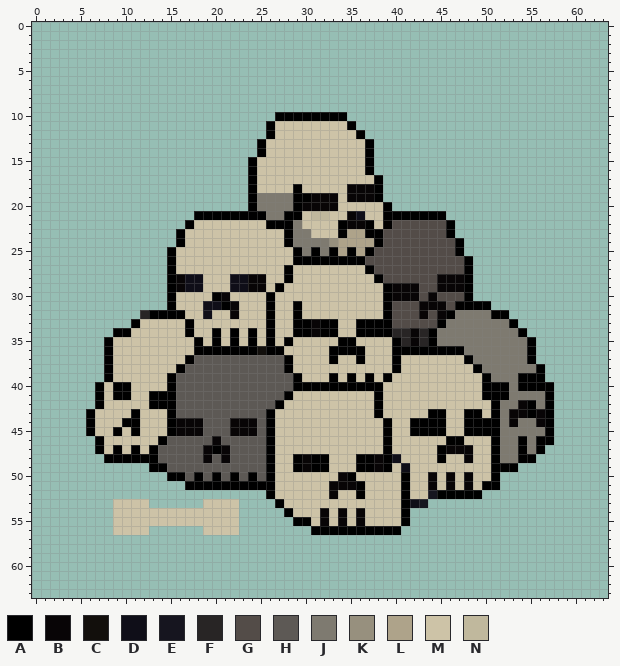
Pixel-art file, stored at Assets/Sprite/Objects/SkullPile.aseprite. That is the earlier state.
64x64 pixels, 1 frame. Colours within 5 levels of each other are drawn and written as one.
Palette (. is transparent): A #000000  B #080506  C #120f0c  D #0f0e18  E #16151f  F #282525  G #534c48  H #5d5955  J #7e7a70  K #97907e  L #aea38a  M #cdc3a7  N #c0b89d
Pixels before (only the part around the change), first column x 0:
 0 ................................................................
 1 ................................................................
 2 ................................................................
 3 ................................................................
 4 ................................................................
 5 ................................................................
 6 ................................................................
 7 ................................................................
 8 ................................................................
 9 ................................................................
10 ...........................AAAAAAAA.............................
11 ..........................AMMMMMMMMA............................
12 ..........................AMMMMMMMMMA...........................
13 .........................AMMMMMMMMMMMA..........................
14 .........................AMMMMMMMMMMMA..........................
15 ........................AMMMMMMMMMMMMA..........................
16 ........................AMMMMMMMMMMMMA..........................
17 ........................AMMMMMMMMMMMMMA.........................
18 ........................AMMMMAMMMMMBBBA.........................
19 ........................AJJJJAABBBMBBBA.........................
20 ........................AJJJJABBBBMMMMMA........................
21 ..................AAAAAAAAJJAAMNNMMBDMMAAAAAAA..................
22 .................AMMMMMMMMAAAJMMMMABBAMAGGGGGGA.................
23 ................AMMMMMMMMMMMAJJMMMALLAAGGGGGGGA.................
24 ................AMMMMMMMMMMMAJJJJKLLLLAGGGGGGGGA................
25 ...............AMMMMMMMMMMMMMAJAJALALAGGGGGGGGGA................
26 ...............AMMMMMMMMMMMMMAAAAAAAAGGGGGGGGGGGA...............
27 ...............AMMMMMMMMMMMMAMMMMMMMMAGGGGGGGGGGA...............
28 ...............ABDDMMMDDBBMMAMMMMMMMMMAGGGGGGBBBA...............
29 ...............ABDDMMMDDBBMAMMMMMMMMMMMABBBGGBBBA...............
30 ...............AMMMMABMMMMAMMMMMMMMMMMMABBBGBGGGA...............
31 ...............AMMMDDABMMMAMMAMMMMMMMMMAGGGBBBGAAAA.............
32 ............FAAAAMMDMMBMMMAMMAMMMMMMMMMAGGGBGBAJJJJAA...........
33 ...........AMMMMMAMMMMMMMMAMMAABAAMMAAAAGGGGGAJJJJJJJA..........
34 .........AAMMMMMMAMMAMAMAMAMMAABAAMMAAAAFFBFAJJJJJJJJJA.........
35 ........AMMMMMMMMMAMAMAMAMAMAMMMMMAAMMMMAFBFAJJJJJJJJJJA........
36 ........AMMMMMMMMMAAAAAAACAAMMMMMAAAAMMMAAAAAAAAJJJJJJJA........
37 ........AMMMMMMMMAHHHHHHHHHHAMMMMAMMAMMMAMMMMMMMAJJJJJJA........
38 ........AMMMMMMMAHHHHHHHHHHHAMMMMMMMMMMMAMMMMMMMMAJJJJJJA.......
39 ........AMMMMMMAHHHHHHHHHHHHHAMMMAMAMAMAMMMMMMMMMMAJJJAAA.......
40 .......AMAAMMMMAHHHHHHHHHHHHHAAAAAAAAAAMMMMMMMMMMMAAAJAAAA......
41 .......AMAAMMAAAHHHHHHHHHHHHAMMMMMMMMMAMMMMMMMMMMMAAAJJJJA......
42 .......AMMMMMAAAHHHHHHHHHHHAMMMMMMMMMMAMMMMMMMMMMMMAJJBAJA......
43 ......AMMMMAMMMAHHHHHHHHHHAMMMMMMMMMMMAMMMMMAAMMAAMAJBBABA......
44 ......AMMMAAMMMABBBHHHBBBHAMMMMMMMMMMMMAMMAAAAMMAAAAJBJJBA......
45 ......AMMAMAMMMABBBHHHBBBHAMMMMMMMMMMMMAMMAAAAMMAAAAJJJJJA......
46 .......AMMMMMMAHHHHHBHHHHHAMMMMMMMMMMMMAMMMMMMAAMMMAJJAJAA......
47 .......AMAMAMAHHHHHBABHHHHAMMMMMMMMMMMMAMMMMMABBBMMAJJAJA.......
48 ........AAAAAAHHHHHBHBHHHHAMMABAAMMMAABADMMMMAMMBMMAJJAA........
49 .............AAHHHHHHHHHHHAMMABAAMMMAABAMDMMMMMMMMMAAA..........
50 ...............AAHAHAHAHAHAMMMMMMMBAMMMMMAMMBMBMBMMA............
51 .................AAAAAAAAAAMMMMMMBBBAMMMMAMMBMBMBMAA............
52 ..........................AMMMMMMBMMAMMMMAMMEAAAAA..............
53 .........MMMM......MMMM....AMMMMMMMMMMMMMADE....................
54 .........MMMMMMMMMMMMMM.....AMMMBMBMBMMMMA......................
55 .........MMMMMMMMMMMMMM......AAMBMBMBMMMMA......................
56 .........MMMM......MMMM........AAAAAAAAAA.......................
57 ................................................................
58 ................................................................
59 ................................................................
60 ................................................................
61 ................................................................
62 ................................................................
63 ................................................................
The same view after the edit:
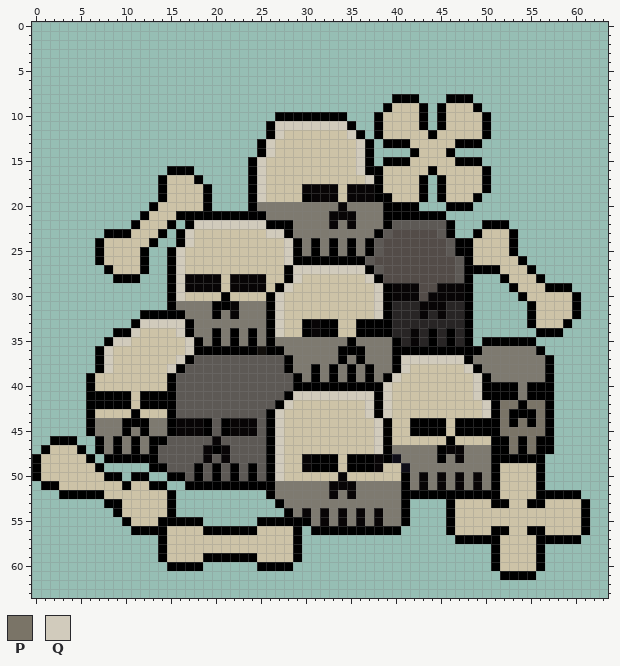
Colours new in this view: P #7a7467  Q #d1cbbc
The exact change:
Changed rows in their new state; - is an unchanged pixel.
first column x 0:
 8 ----------------------------------------AAA---AAA-------------
 9 ---------------------------------------AMMMA-AMMMA------------
10 --------------------------------------AMMMMA-AMMMMA-----------
11 ---------------------------QQQQQQQQ---AMMMMA-AMMMMA-----------
12 ---------------------------Q-------Q--AMMMMMAMMMMMA-----------
13 --------------------------Q---------Q--AAAMMMMMAAA------------
14 --------------------------Q---------Q-----AMMMA---------------
15 -------------------------Q----------Q--AAAMMMMMAAA------------
16 ---------------AAA-------Q----------Q-AMMMMMAMMMMMA-----------
17 --------------AMMMA------Q-----------Q-MMMMA-AMMMMA-----------
18 --------------AMMMMA-----Q---MBBBB-----MMMMA-AMMMMA-----------
19 --------------AMMMMA-----QMMMM---------AMMMA-AMMMA------------
20 -------------AMMMMMA---------JJJJJBJJJJ-AAA---AAA-------------
21 ------------AMMMAA----------JJJJJBB-JJJ-----------------------
22 -----------AMMMA--QQQQQQQQ----JJJBJ-JJJ-HHHHHH----AAA---------
23 --------AAAMMMA--Q--------QQ---JJJJJJJ-H-----H---AMMMA--------
24 -------AMMMMMA---Q----------QA-A-AJAJAH-------H-AMMMMA--------
25 -------AMMMMA---Q-----------Q-----J-J-H-------H-AMMMMA--------
26 -------AMMMMA---Q-----------Q--------H---------H-MMMMMA-------
27 --------AMMMA---Q------------QQQQQQQQ-H--------H-AAAMMMA------
28 ---------AAA----QBBBB-BB-----Q-------Q-------GGH----AMMMA-----
29 ----------------QBBBB-BB----Q---------Q--------------AMMMAAA--
30 ----------------Q---MA-----Q----------Q------BBB------AMMMMMA-
31 ----------------JJJJA--JJJ-Q-M--------Q-FFF---FF-..----AMMMMA-
32 ------------A----JJJAJ-JJJ-Q-M--------Q-FFF-F-FFA....--AMMMMA-
33 ------------QQQQQ-JJJJJJJJ-Q-M----------FFFFFFFFA.....-AMMMA--
34 -----------Q----Q-JJ-J-J-J-Q-M---------------FAFA......-AAA---
35 ---------QQ------Q-J-J-J-J-JJJJJJJJ-JJJJ-----FAFA.AAAAA-------
36 -------AQ--------Q----------JJJJJJ---JJJ--------AA-----JA-----
37 -------AQ-------Q------------JJJJJAJ-JJJ-QQQQQQQ-------JJA----
38 -------AQ------Q-------------JJAJAJAJAJJ-Q------Q-------JA----
39 ------AMM---------------------JAJ-J-J-J-Q--------Q----JJJA----
40 ------AM-MM----------------------------Q---------Q---AJ-------
41 ------A-A---A----------------QQQQQQQQQ-Q---------Q---A-AA-----
42 ------A-AAA-A---------------Q--------Q-Q----------Q-PPAPP-----
43 ---------------------------Q---------Q-Q----MM--MMQ-PAA-P-----
44 -------JJJ--AJJ----A-A-----Q----------Q--------A----PAPAP-----
45 -------JJJAJAJJ----A-A-----Q----------Q--------A----PPPPP-----
46 --AAA---JAJAJA-------------Q----------Q--------M----AP-P------
47 -AMMMA--J-J-J--------------Q----------Q-JJJJJ---JJJ-AP-P-A----
48 AMMMMMA--------------------Q-M---A-A-----JJJJ-JBJJJ-AA--A-----
49 AMMMMMMA----------A-A-A-A--Q-M---A-A---M--JJJJJJJJJ-MMMMA-----
50 AMMMMMMMAA-AA--------------Q-------M------JBJBJBJBJ-MMMMA-----
51 -AAMMMMMMMAMMAA------------JJJJJJ---JJJJJ-JBJBJBJBJ-MMMMA-----
52 ---AAAAAMMMMMMMA-----------JJJJJJ-JBJJJJJ-AAA-----AAMMMMAAAAA-
53 --------AA---MMA---....-----JJJJJJJJJJJJJ-..--AMMMMAAMMAAMMMMA
54 ---------A-----A.......------JBJ-J-J-JBJJ-----AMMMMMMMMMMMMMMA
55 ---------.A---AAAAA....--AAAA--J-J-J-JBJJ-----AMMMMMMMMMMMMMMA
56 ---------..AAAAMMMMAAAAAAMMMMA----------------AMMMMAAMMAAMMMMA
57 --------------AMMMMMMMMMMMMMMA-----------------AAAAAMMMMAAAAA-
58 --------------AMMMMMMMMMMMMMMA---------------------AMMMMA-----
59 --------------AMMMMAAAAAAMMMMA---------------------AMMMMA-----
60 ---------------AAAA------AAAA----------------------AMMMMA-----
61 ----------------------------------------------------AAAA------
Boxes around the changes in both pictures, in picture pixels (x1, y1, x2, y2):
changed: (32, 94, 590, 580)
